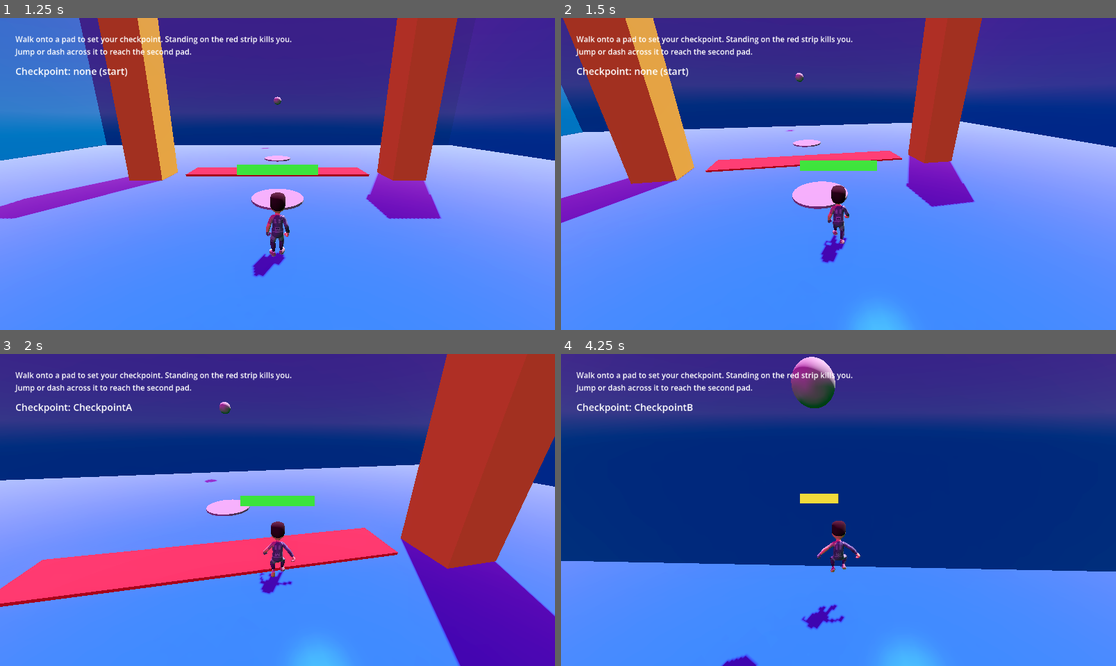
Above: before the commit, frames 1-4 (two rows, left to right).
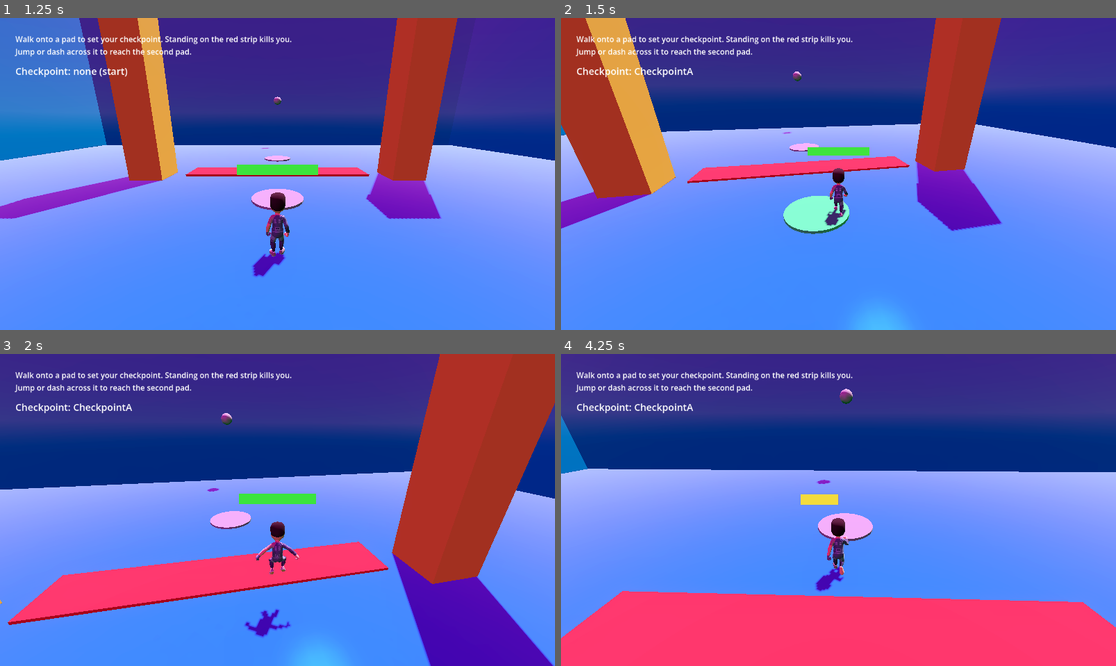
Above: after the commit, the same moments.

Repository: xcwds/Godot-Cookbook
Game: Godot game, scene res://browser/recipe_browser.tscn
The game is run twice, just before and just after one commit, with the same random seed, the same clock (stepped at 60 frames per second) and the same inputs.
Inputs (mouse positions are in pixels of both pictures, inside the frame that each line leads up to):
- Up to frame 1 (1.25 s): click "Checkpoint and respawn Checkp…" at 0.5 s
- Up to frame 2 (1.5 s): tap Enter (ui_accept) at 1.25 s; move the mouse to (866, 174) at 1.27 s; hold W (move_up) from 1.28 s (still down); tap Q (dash, bound only after the commit) at 1.35 s
- Up to frame 3 (2 s): keep holding W (move_up); tap Space (jump) at 1.52 s; tap Shift (dash, bound only before the commit) at 1.55 s
- Up to frame 4 (4.25 s): keep holding W (move_up); move the mouse to (810, 510) at 2.02 s; tap Shift (dash, bound only before the commit) at 2.1 s; tap Space (jump) at 2.27, 3.77 s; tap E (interact) at 2.3, 2.85 s; move the mouse to (849, 503) at 2.77 s; tap Tab (lock_on) at 3.05, 3.6 s; move the mouse to (832, 516) at 3.52 s; tap Q (dash, bound only after the commit) at 3.8 s

Frame 1 is identical in both runs. In frame 2, 18% of the frame differs, in the area x 0-100%, y 0-79%; in frame 3, 17%; in frame 4, 53%, in the area x 0-100%, y 0-100%.

Commit message:
Fix eight small defects across the recipes
- LockOn.switch_target() drops the lock when the target was just freed,
  instead of passing it to a typed helper.
- Dash counts distance instead of time and shortens its last step, so it
  ends at dash_distance (it travelled 5.5 m for 5.0 m at 60 ticks/s).
- Health emits died when lowering max_health takes a living node to zero.
- MovingPlatform in ONCE mode goes back the way it came when activated
  again, instead of re-emitting its last waypoint and switching off.
- LockOn and ChaseEnemy export line_of_sight_mask instead of using 1.
- Key names shown by the settings menu and the interaction prompt follow
  the keyboard layout where the platform reports one.
- dash moves from Shift to Q in project.godot, so it no longer shares a
  key with sprint.
- FirstPersonCharacter._capsule is a plain variable, not @onready.

Fixes #17

Co-Authored-By: Claude Fable 5.2 <noreply@anthropic.com>
Claude-Session: https://claude.ai/code/session_01HKHK75KEmQJrmQ5S3snaRA

Diff:
--- a/project.godot
+++ b/project.godot
@@ -83,7 +83,7 @@
 }
 dash={
 "deadzone": 0.2,
-"events": [Object(InputEventKey,"resource_local_to_scene":fa …(140 unchanged characters)… d":false,"keycode":0,"physical_keycode":4194325,"key_label":0,"unicode":0,"location":0,"echo":false,"script":null)
+"events": [Object(InputEventKey,"resource_local_to_scene":fa …(140 unchanged characters)… d":false,"keycode":0,"physical_keycode":81,"key_label":0,"unicode":0,"location":0,"echo":false,"script":null)
 , Object(InputEventJoypadButton,"resource_local_to_scene":false,"resource_name":"","device":-1,"button_index":9,"pressure":0.0,"pressed":false,"script":null)
 ]
 }
--- a/recipes/chase_enemy/chase_enemy.gd
+++ b/recipes/chase_enemy/chase_enemy.gd
@@ -34,6 +34,8 @@
 @export var lose_range := 15.0
 ## Only notice the target when nothing on the world layer is in the way.
 @export var requires_line_of_sight := true
+## Physics layers that block the view of the target.
+@export_flags_3d_physics var line_of_sight_mask := 1
 ## Height of the enemy's eyes above its origin.
 @export var eye_height := 1.5
 ## Seconds without seeing the target before the chase is given up.
@@ -73,7 +75,7 @@
 		return true
 	var from := global_position + Vector3.UP * eye_height
 	var to := node.global_position + Vector3.UP * target_height
-	var query := PhysicsRayQueryParameters3D.create(from, to, 1)
+	var query := PhysicsRayQueryParameters3D.create(from, to, line_of_sight_mask)
 	return get_world_3d().direct_space_state.intersect_ray(query).is_empty()
 
 
--- a/recipes/first_person_movement/first_person_character.gd
+++ b/recipes/first_person_movement/first_person_character.gd
@@ -67,11 +67,11 @@
 var _coyote_left := 0.0
 var _jump_buffer_left := 0.0
 var _was_on_floor := true
+var _capsule: CapsuleShape3D
 
 @onready var head: Node3D = $Head
 @onready var camera: Camera3D = $Head/Camera
 @onready var _collision: CollisionShape3D = $CollisionShape3D
-@onready var _capsule: CapsuleShape3D
 
 
 func _ready() -> void:
--- a/recipes/health/health.gd
+++ b/recipes/health/health.gd
@@ -7,15 +7,19 @@
 signal changed(current: float, maximum: float)
 ## Emitted when damage is applied, with the amount actually lost.
 signal damaged(amount: float)
-## Emitted once when health reaches zero.
+## Emitted once when health reaches zero, through damage or because
+## [member max_health] was lowered to zero.
 signal died
 
 ## Largest value [member current_health] can have. Health starts full.
 @export var max_health := 10.0:
 	set(value):
+		var was_alive := not is_dead()
 		max_health = maxf(value, 0.0)
 		current_health = minf(current_health, max_health)
 		changed.emit(current_health, max_health)
+		if was_alive and is_dead():
+			died.emit()
 ## While true, [method damage] does nothing.
 @export var invulnerable := false
 
--- a/recipes/hitbox/demo.tscn
+++ b/recipes/hitbox/demo.tscn
@@ -118,7 +118,7 @@
 offset_left = 32.0
 offset_top = 32.0
 text = "The red strip hurts while you stand on it.
-Dash (Shift / left shoulder) through a grey dummy to hurt it."
+Dash (Q / left shoulder) through a grey dummy to hurt it."
 
 [node name="PauseMenu" parent="." instance=ExtResource("pause_menu")]
 
--- a/recipes/interaction/interaction_prompt.gd
+++ b/recipes/interaction/interaction_prompt.gd
@@ -30,6 +30,13 @@
 	for event in InputMap.action_get_events(action):
 		var key := event as InputEventKey
 		if key != null:
-			var code := key.physical_keycode if key.keycode == KEY_NONE else key.keycode
+			var code := key.keycode
+			if code == KEY_NONE:
+				# A physical key is named after the US layout; show what the
+				# player's own layout has in that position, where the platform
+				# can tell (it reports no layouts otherwise).
+				code = key.physical_keycode
+				if DisplayServer.keyboard_get_layout_count() > 0:
+					code = DisplayServer.keyboard_get_keycode_from_physical(code)
 			return OS.get_keycode_string(code)
 	return action
--- a/recipes/lock_on/lock_on.gd
+++ b/recipes/lock_on/lock_on.gd
@@ -26,8 +26,11 @@
 @export var max_distance := 20.0
 ## Targets further than this from the centre of the view are ignored.
 @export_range(1.0, 180.0) var max_angle_degrees := 60.0
-## Only lock onto targets with nothing on the world layer in the way.
+## Only lock onto targets with nothing on [member line_of_sight_mask] in the
+## way.
 @export var requires_line_of_sight := true
+## Physics layers that block the view of a target.
+@export_flags_3d_physics var line_of_sight_mask := 1
 
 @export_group("While Locked")
 ## The lock is dropped when the target gets further away than this.
@@ -112,6 +115,11 @@
 func switch_target(direction: int) -> void:
 	if not is_locked():
 		return
+	# The target can be freed between two _process() calls, and a freed target
+	# cannot be passed to the typed helpers.
+	if not is_instance_valid(target):
+		unlock()
+		return
 	var current := _screen_angle(target)
 	var best: LockOnTarget = null
 	var best_gap := INF
@@ -179,5 +187,7 @@
 	if not requires_line_of_sight:
 		return true
 	var from := _camera().global_position
-	var query := PhysicsRayQueryParameters3D.create(from, candidate.global_position, 1)
+	var query := PhysicsRayQueryParameters3D.create(
+		from, candidate.global_position, line_of_sight_mask
+	)
 	return origin.get_world_3d().direct_space_state.intersect_ray(query).is_empty()
--- a/recipes/moving_platform/moving_platform.gd
+++ b/recipes/moving_platform/moving_platform.gd
@@ -12,7 +12,9 @@
 	PING_PONG,
 	## Go to the last waypoint, then straight back to the start.
 	LOOP,
-	## Go to the last waypoint and stop.
+	## Go to the last waypoint and stop, with [member active] off. Turning
+	## [member active] back on sends it back the way it came, where it stops
+	## again: a lift or a door worked by a switch.
 	ONCE,
 }
 
@@ -83,8 +85,11 @@
 		LoopMode.LOOP:
 			_to = (arrived + 1) % _stops.size()
 		LoopMode.ONCE:
-			if arrived == last:
+			if arrived == (last if _direction == 1 else 0):
+				# Finished. Ready to go back the other way when activated
+				# again, without waiting first.
 				active = false
-			else:
-				_to = arrived + 1
+				_direction = -_direction
+				_wait_left = 0.0
+			_to = arrived + _direction
 	waypoint_reached.emit(arrived)
--- a/recipes/settings_menu/game_settings.gd
+++ b/recipes/settings_menu/game_settings.gd
@@ -112,7 +112,16 @@
 static func event_text(event: InputEvent) -> String:
 	var key := event as InputEventKey
 	if key != null:
-		var code := key.physical_keycode if key.keycode == KEY_NONE else key.keycode
+		var code := key.keycode
+		if code == KEY_NONE:
+			# A physical key is a position on the keyboard, named after the US
+			# layout. Ask what this player's layout has there, so an AZERTY
+			# player reads "Z" for the key that is "W" on a US keyboard.
+			# Platforms that cannot tell (headless, some consoles) report no
+			# layouts and keep the US name.
+			code = key.physical_keycode
+			if DisplayServer.keyboard_get_layout_count() > 0:
+				code = DisplayServer.keyboard_get_keycode_from_physical(code)
 		return OS.get_keycode_string(code)
 	var button := event as InputEventMouseButton
 	if button != null:
--- a/recipes/third_person_movement/states/dash.gd
+++ b/recipes/third_person_movement/states/dash.gd
@@ -3,7 +3,7 @@
 ## input. Gravity is ignored for its duration.
 
 var _direction := Vector3.FORWARD
-var _time_left := 0.0
+var _distance_left := 0.0
 
 
 func _enter(_previous_state: StringName, _data: Dictionary) -> void:
@@ -12,7 +12,7 @@
 		_direction = input.normalized()
 	else:
 		_direction = character.get_facing_direction()
-	_time_left = character.dash_distance / character.dash_speed
+	_distance_left = character.dash_distance
 	character.face(_direction)
 	character.begin_dash()
 
@@ -24,8 +24,12 @@
 
 
 func _physics_update(delta: float) -> void:
-	character.velocity = _direction * character.dash_speed
+	# Counting distance rather than time, and shortening the last step, makes
+	# the dash end exactly at dash_distance. A countdown in seconds drifts by
+	# a whole tick when rounding leaves a sliver of time over.
+	var step := minf(character.dash_speed * delta, _distance_left)
+	character.velocity = _direction * (step / delta)
 	character.move_and_slide()
-	_time_left -= delta
-	if _time_left <= 0.0:
+	_distance_left -= step
+	if _distance_left <= 0.0001:
 		transition_to(GROUND if character.is_on_floor() else AIR)
--- a/tests/test_health.gd
+++ b/tests/test_health.gd
@@ -54,6 +54,31 @@
 	_check(health.current_health == 4.0, "current_health is clamped to a lower max_health")
 
 
+func test_lowering_max_health_to_zero_kills() -> void:
+	var health := _make()
+	var deaths: Array = [0]
+	health.died.connect(func() -> void: deaths[0] += 1)
+	health.max_health = 4.0
+	_check_eq(deaths[0], 0, "lowering max_health above zero does not emit died")
+	health.max_health = 0.0
+	_check(health.is_dead(), "max_health 0 leaves it dead")
+	_check_eq(deaths[0], 1, "and died is emitted")
+	health.max_health = 0.0
+	health.max_health = 5.0
+	_check_eq(deaths[0], 1, "died is not emitted again while dead")
+	_check(health.is_dead(), "raising max_health does not revive")
+
+
+func test_a_scene_with_zero_max_health_does_not_die_on_load() -> void:
+	# The setter runs before _ready() when a scene sets the property.
+	var health := Health.new()
+	var deaths: Array = [0]
+	health.died.connect(func() -> void: deaths[0] += 1)
+	health.max_health = 0.0
+	_spawn(health)
+	_check_eq(deaths[0], 0, "died is not emitted for a node that never had health")
+
+
 func test_bar_follows_health() -> void:
 	var health := _make(100.0)
 	var bar := HealthBar2D.new()
--- a/tests/test_lock_on.gd
+++ b/tests/test_lock_on.gd
@@ -98,6 +98,22 @@
 	_lock_on.camera_turn_speed = 10.0
 
 
+func test_switching_from_a_freed_target_drops_the_lock() -> void:
+	await _reset()
+	var doomed := _make_target(Vector3(0, 1, -10))
+	_make_target(Vector3(5, 1, -10))
+	_lock_on.lock(doomed)
+	var unlocks: Array = [0]
+	var count := func() -> void: unlocks[0] += 1
+	_lock_on.unlocked.connect(count)
+	# Freed and switched in the same frame, before _process() can notice.
+	doomed.free()
+	_lock_on.switch_target(1)
+	_check(not _lock_on.is_locked(), "switching with a freed target drops the lock")
+	_check_eq(unlocks[0], 1, "and unlocked is emitted once")
+	_lock_on.unlocked.disconnect(count)
+
+
 func test_lock_is_dropped() -> void:
 	await _reset()
 	var target := _make_target(Vector3(0, 1, -8))
--- a/tests/test_moving_platform.gd
+++ b/tests/test_moving_platform.gd
@@ -54,6 +54,21 @@
 	_check(once.position.is_equal_approx(Vector3(2, 5, 2)), "once stops at the last waypoint")
 	_check(not once.active, "and switches itself off")
 
+	# Activated again, it returns the way it came and stops at the start.
+	var once_stops: Array = []
+	once.waypoint_reached.connect(func(index: int) -> void: once_stops.append(index))
+	once.active = true
+	await _wait(0.1)
+	_check(once.active and once_stops.is_empty(), "activating again starts it moving")
+	_check(once.position.z < 2.0, "back toward the previous waypoint: %s" % once.position)
+	await _wait(2.6)
+	_check_eq(once_stops, [1, 0], "it visits the waypoints in reverse")
+	_check(once.position.is_equal_approx(Vector3(0, 5, 0)), "and stops at the start")
+	_check(not once.active, "switched off again")
+	once.active = true
+	await _wait(2.6)
+	_check(once.position.is_equal_approx(Vector3(2, 5, 2)), "a third run goes out again")
+
 
 func test_inactive_platform_stays_put() -> void:
 	var platform := _make(Vector3(0, 0, 0), [Vector3(4, 0, 0)])
--- a/tests/test_third_person_movement.gd
+++ b/tests/test_third_person_movement.gd
@@ -130,6 +130,28 @@
 	_check(_state() == &"Ground", "dash returns to the ground state")
 
 
+func test_dash_covers_exactly_its_distance() -> void:
+	await _reset(Vector3(0, 1.2, 0), PI / 2.0)
+	var start := _character.position
+	await _tap(&"dash")
+	var ticks := 0
+	while _state() == &"Dash" and ticks < 60:
+		await physics_frame
+		ticks += 1
+	_check(_state() != &"Dash", "the dash ends")
+	# The state after the dash moves on at walking speed in the same tick it
+	# takes over, so allow one step of that.
+	var travelled := start.x - _character.position.x
+	var slack := _character.speed / Engine.physics_ticks_per_second + 0.01
+	_check(
+		(
+			travelled >= _character.dash_distance - 0.01
+			and travelled <= _character.dash_distance + slack
+		),
+		"dash travels dash_distance (%s), got %s" % [_character.dash_distance, travelled]
+	)
+
+
 func test_one_air_dash_per_jump() -> void:
 	await _reset(Vector3(0, 1.2, 0))
 	# A short cooldown, so that only the air-dash rule can block the second dash.
